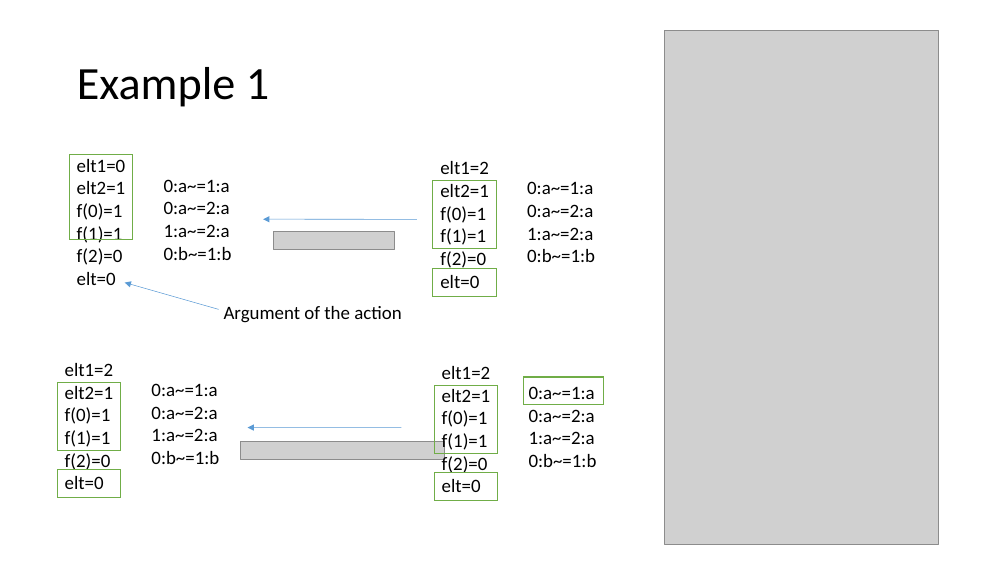
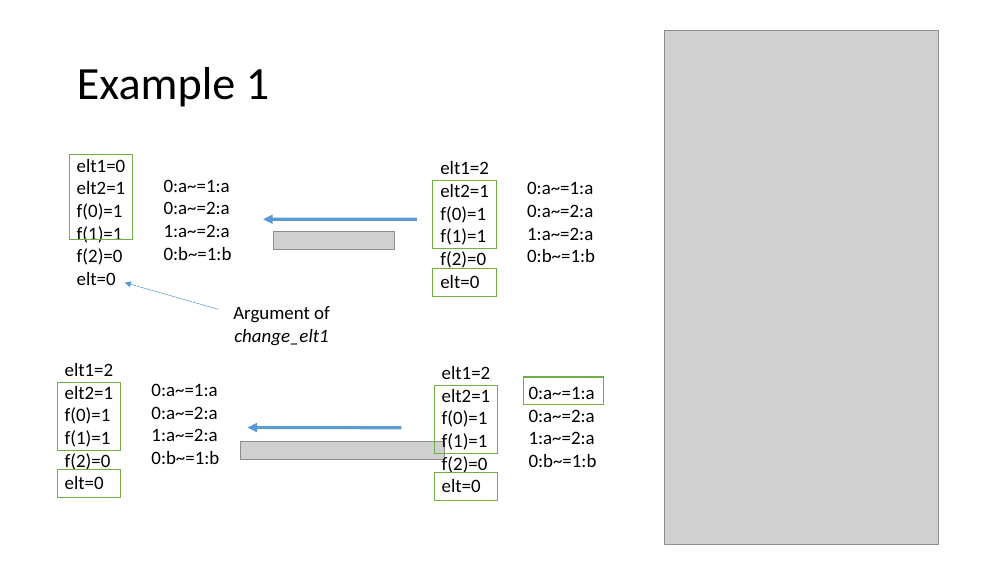
Before and after one commit to tjhance/ivy-research, a slide deck: slide 19 of invariant_synthesis/Invariant Synthesis.pptx. Drawn at 1008x567 pixels with LibreOffice and Linux fonts; fonts in the diff are those of the drawing; grey boxes stand for pictures. Boxes give left, top, right and bottom in pixels: in the first picture for what was removed or moved away, otherwise in the second. Text is boxed around its words. In the diff, an @@ line names an element or a change of style, - is before the commit and + after.

```diff
--- a/invariant_synthesis/Invariant Synthesis.pptx
+++ b/invariant_synthesis/Invariant Synthesis.pptx
@@ arrow (417, 219) - (263, 219): stroke #5B9BD5 0.5 pt to #5B9BD5 3 pt @@
@@ text at (233, 306, 330, 346): text changed; italic on @@
-Argument of the action
+Argument of change_elt1
@@ arrow (402, 428) - (248, 428): stroke #5B9BD5 0.5 pt to #5B9BD5 3 pt @@
```
Also in this commit, not shown: 10 other slides changed, 13 slides added, 1 slide removed, 1 other file.
